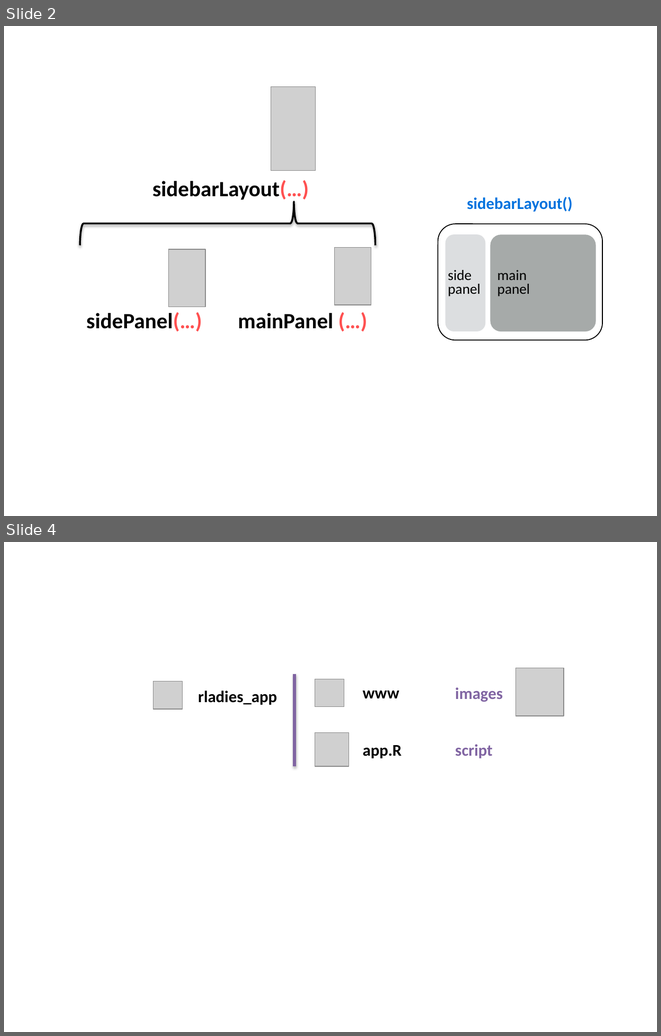
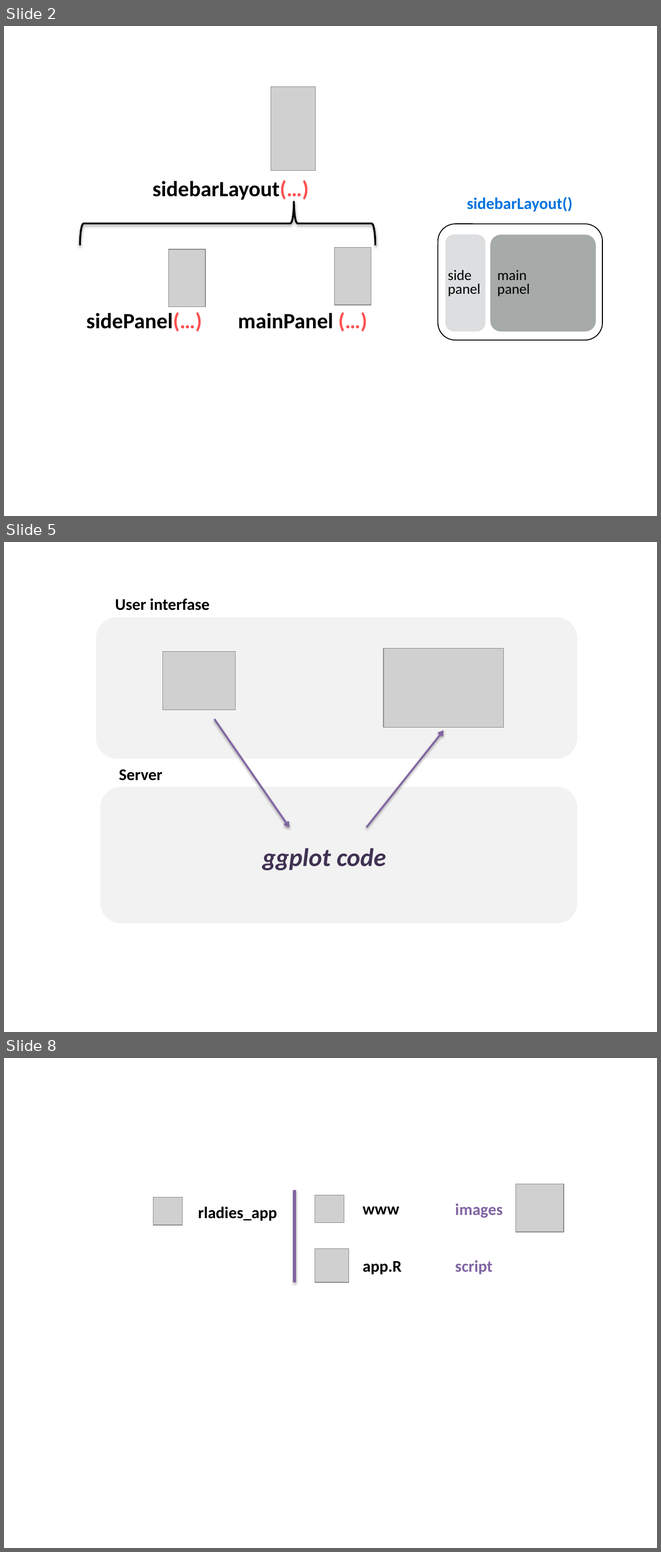
Before and after one commit to flor14/rladies_shiny_meetup_2020, a slide deck: shiny2020.pptx. Shown one above the other, each under a label of ours: slides 2 and 4 before the commit, slides 2, 5 and 8 after it; the slides between them are not shown. The pictures are 661x1036 and 661x1552 pixels, drawn with LibreOffice and Linux fonts; fonts in the diff are those of the drawing; grey boxes stand for pictures. Boxes give left, top, right and bottom in pixels: in the first picture for what was removed or moved away, otherwise in the second. Text is boxed around its words. In the diff, an @@ line names an element or a change of style, - is before the commit and + after.

```diff
--- a/shiny2020.pptx
+++ b/shiny2020.pptx
@@ slide 5 added at <box>4,542,657,1032</box>, background #FFFFFF @@
@@ text added at <box>115,598,210,610</box>, 18 pt, text #000000, bold @@
+User interfase
@@ rounded rectangle added at <box>96,617,577,759</box>, fill #F2F2F2 @@
@@ picture added at <box>162,652,235,710</box> @@
@@ picture added at <box>383,649,503,728</box> @@
@@ arrow added from (214, 719) to (289, 827), #8064A2 2 pt @@
@@ arrow added from (367, 827) to (443, 730), #8064A2 2 pt @@
@@ text added at <box>119,769,162,780</box>, 18 pt, text #000000, bold @@
+Server
@@ rounded rectangle added at <box>100,787,577,923</box>, fill #F2F2F2 @@
@@ text added at <box>263,848,386,870</box>, 28 pt, text #403152, bold, italic @@
+ggplot code
@@ what was slide 4 is now slide 8 @@
```
Also in this commit, not shown: 1 slide changed, 3 other slides added, 8 other files.
